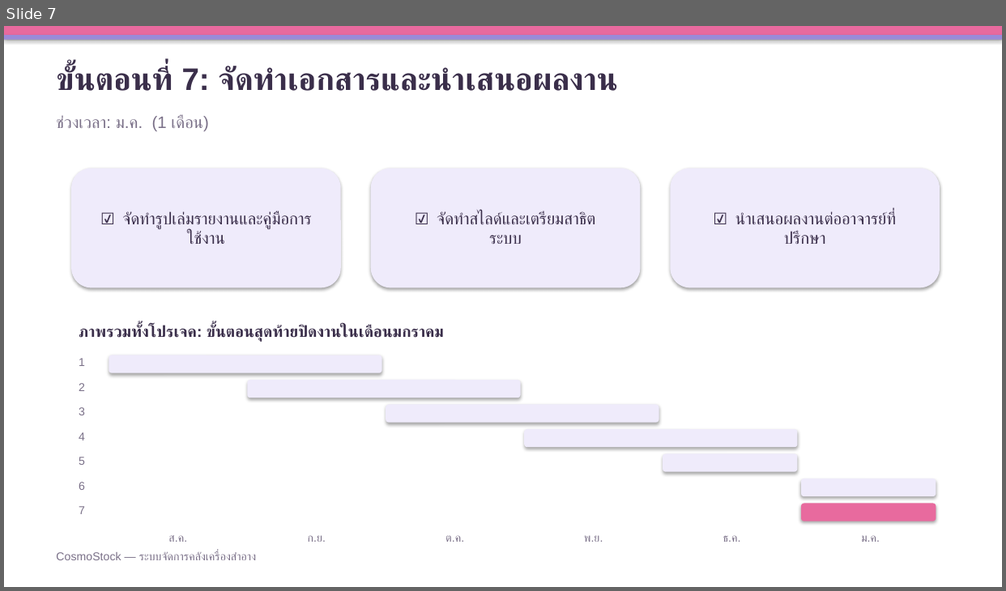
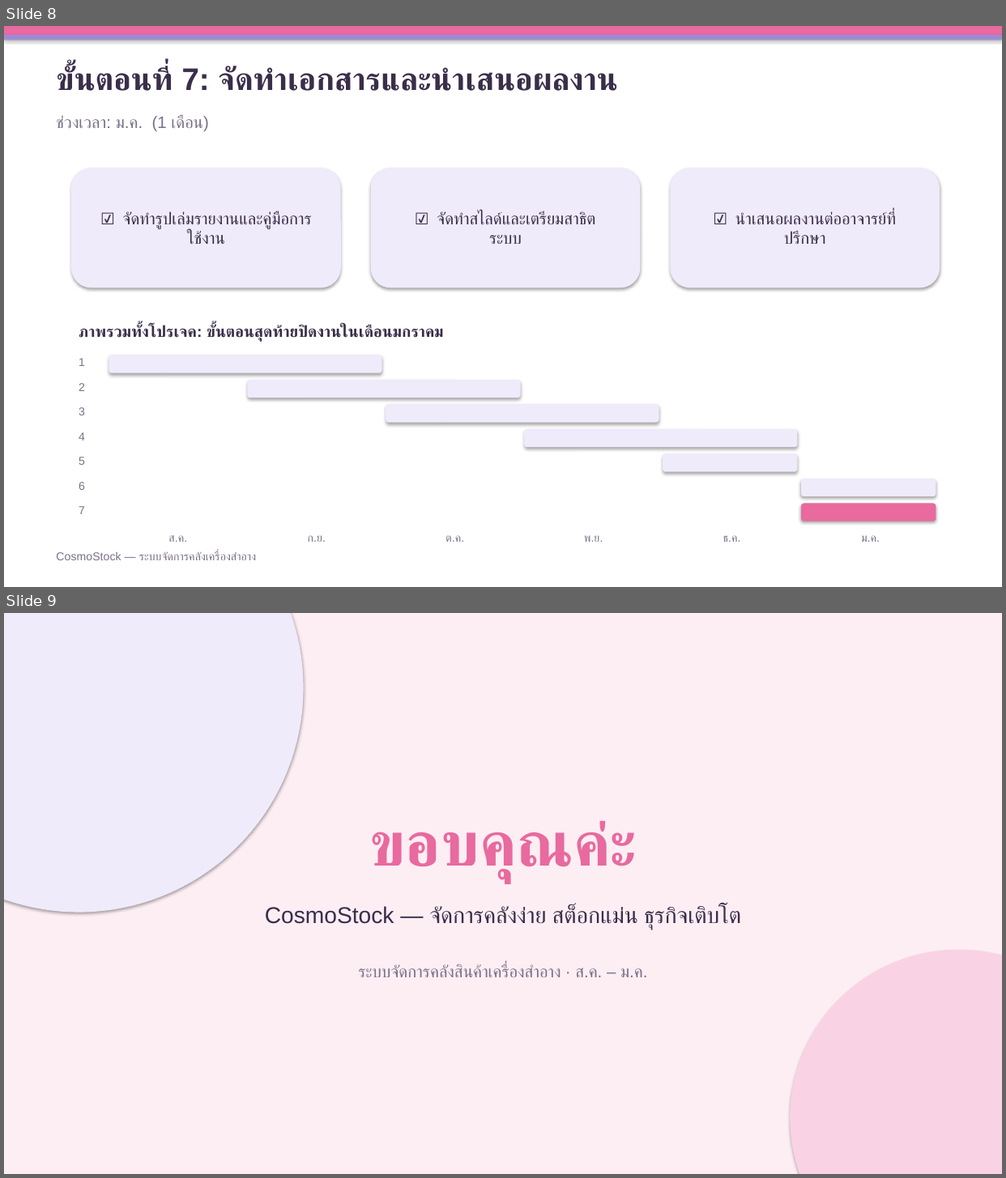
Before and after one commit to chakkrit4456/Cosmo-stock, a slide deck: doc/CosmoStock-ขั้นตอนการดำเนินงาน.pptx. Shown one above the other, each under a label of ours: slide 7 before the commit, slides 8 and 9 after it. The pictures are 1006x591 and 1006x1178 pixels, drawn with LibreOffice and Linux fonts; fonts in the diff are those of the drawing. Boxes give left, top, right and bottom in pixels: in the first picture for what was removed or moved away, otherwise in the second. Text is boxed around its words. In the diff, an @@ line names an element or a change of style, - is before the commit and + after.

```diff
--- a/doc/CosmoStock-ขั้นตอนการดำเนินงาน.pptx
+++ b/doc/CosmoStock-ขั้นตอนการดำเนินงาน.pptx
@@ slide 9 added at (4, 613, 1002, 1174), background #FFFFFF @@
@@ rectangle added at (4, 613, 1002, 1174), fill #FDEEF4 @@
@@ ellipse added at (4, 613, 304, 913), fill #EFEBFB @@
@@ text added at (369, 821, 636, 882), 60 pt, text #E86A9E, bold @@
+ขอบคุณค่ะ
@@ text added at (265, 905, 741, 930), 22 pt, text #3A2E4A @@
+CosmoStock — จัดการคลังง่าย สต็อกแม่น ธุรกิจเติบโต
@@ ellipse added at (790, 950, 1002, 1174), fill #F9D3E3 @@
@@ text added at (358, 965, 647, 977), 16 pt, text #7A7088 @@
+ระบบจัดการคลังสินค้าเครื่องสำอาง · ส.ค. – ม.ค.
@@ what was slide 7 is now slide 8 @@
```
Also in this commit, not shown: 2 slides changed, 1 other slide added.
